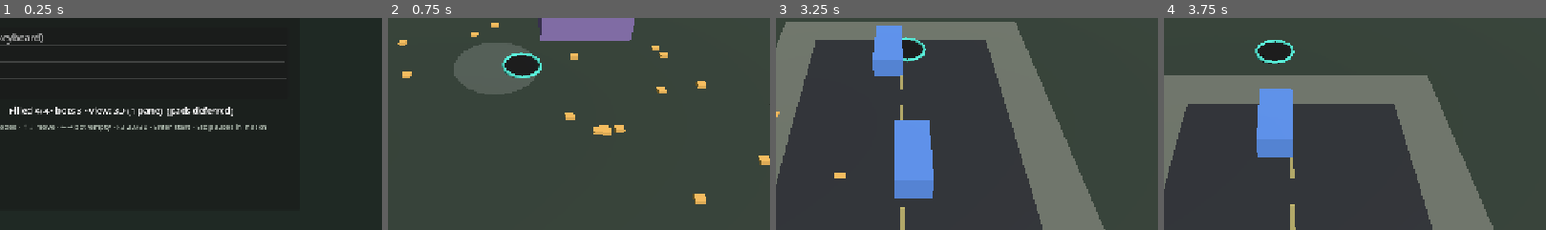
Above: before the commit, frames 1-4 (left to right).
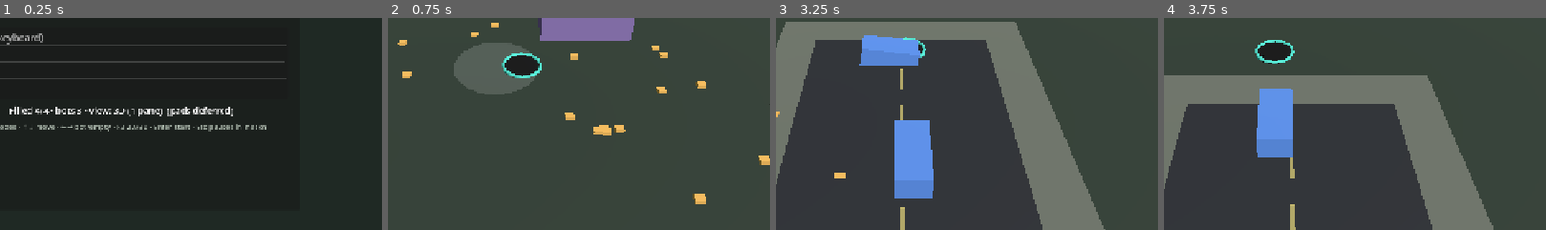
Above: after the commit, the same moments.

Repository: yelsayd/munchies
Game: Godot game, scene res://scenes/main.tscn
Same seed, same stepped clock (60 frames per second), same inputs: the game is played once before the commit and once after it.
Inputs:
- Up to frame 1 (0.25 s): no input
- Up to frame 2 (0.75 s): tap Enter (confirm) at 0.5, 0.6 s; hold D (move_right) from 0.53 s (still down)
- Up to frame 3 (3.25 s): release D (move_right) at 1.28 s; hold S (move_down) 1.28-2.03 s; tap Tab at 1.35, 2.85 s; hold D (move_right) 2.03-2.78 s; tap Enter (confirm) at 2.1 s; hold W (move_up) from 2.78 s (still down)
- Up to frame 4 (3.75 s): release W (move_up) at 3.53 s; hold A (move_left) from 3.53 s (still down); tap Enter (confirm) at 3.6 s
The pictures show only the part of the screen within x 34-84%, y 44-93%; the shares and areas given below are measured in that part.

Frames 1-2 are identical in both runs. In frame 3, 1.7% of the frame differs, in the area x 21-38%, y 3-28%; in frame 4, nothing differs.

Commit message:
Tip every prop the same way, not only buildings.
Litter, street props, cars, and buildings all lean when a hole crosses
their CoG and may fall on their side; tip-commit cover applies to all.
3D/2D views use the shared tip pose.

Co-authored-by: Yasser Elsayed <yelsayd@users.noreply.github.com>

Diff:
--- a/scripts/world_view.gd
+++ b/scripts/world_view.gd
@@ -64,8 +64,8 @@
 		var tier: int = int(prop["tier"])
 		var col: Color = TIER_COLORS.get(tier, Color.WHITE) as Color
 		var facing: float = _prop_facing(prop, sim)
-		if tier >= 3 and (bool(prop.get("fallen", false)) or float(prop.get("tip_angle", 0.0)) > 0.05):
-			_draw_building_tipped(prop, pos, r, col, tier >= 4)
+		if bool(prop.get("fallen", false)) or float(prop.get("tip_angle", 0.0)) > 0.05:
+			_draw_prop_tipped(prop, pos, r, col, tier)
 		else:
 			_draw_tier_shape(tier, pos, r, col, int(prop["id"]), facing)
 		# Contested / claimed: only the claiming hole owns the prop — ring in that hole's color.
@@ -93,8 +93,8 @@
 		var col: Color = TIER_COLORS.get(int(t["tier"]), Color.WHITE) as Color
 		col.a = alpha
 		var tier: int = int(t["tier"])
-		if tier >= 3 and (bool(t.get("fallen", false)) or float(t.get("tip_angle", 0.0)) > 0.05):
-			_draw_building_tipped(t, pos, r, col, tier >= 4)
+		if bool(t.get("fallen", false)) or float(t.get("tip_angle", 0.0)) > 0.05:
+			_draw_prop_tipped(t, pos, r, col, tier)
 		else:
 			_draw_tier_shape(tier, pos, r, col, 0, 0.0)
 
@@ -421,8 +421,8 @@
 		draw_rect(Rect2(pos - Vector2(court, court) * 0.5, Vector2(court, court)), COL_PARK_DEEP, false, 1.5)
 
 
-func _draw_building_tipped(prop: Dictionary, pos: Vector2, r: float, col: Color, is_block: bool) -> void:
-	## Top-down lean / fallen slab oriented along tip_dir (sim meters → pixels already in pos/r).
+func _draw_prop_tipped(prop: Dictionary, pos: Vector2, r: float, col: Color, tier: int) -> void:
+	## Top-down lean / fallen slab oriented along tip_dir (all tiers).
 	var tip_angle: float = float(prop.get("tip_angle", 0.0))
 	if bool(prop.get("fallen", false)):
 		tip_angle = PI * 0.5
@@ -433,19 +433,17 @@
 	else:
 		tip = tip.normalized()
 	var perp := Vector2(-tip.y, tip.x)
-	var upright: float = r * (1.9 if is_block else 1.7)
-	var height_m: float = r * (MunchiesSim.BLOCK_HEIGHT_MULT if is_block else MunchiesSim.BUILDING_HEIGHT_MULT)
-	var height_px: float = height_m * PIXELS_PER_METER
-	var width_m: float = r * (MunchiesSim.BLOCK_WIDTH_MULT if is_block else MunchiesSim.BUILDING_WIDTH_MULT)
-	var width_px: float = width_m * PIXELS_PER_METER
-	# Interpolate footprint: square → elongated slab along tip.
+	var dims: Vector2 = MunchiesSim.prop_tip_dims(prop)
+	var upright: float = r * (1.9 if tier >= 4 else (1.7 if tier >= 3 else 1.4))
+	var height_px: float = dims.y * PIXELS_PER_METER
+	var width_px: float = dims.x * PIXELS_PER_METER
+	# Interpolate footprint: compact → elongated slab along tip.
 	var length_px: float = lerpf(upright, height_px, t)
 	var width_draw: float = lerpf(upright, width_px, t)
 	var pts := _oriented_rect(pos, length_px, width_draw, tip, perp)
 	_draw_poly_safe(pts, col.darkened(0.05))
 	if pts.size() >= 2:
 		draw_polyline(pts + PackedVector2Array([pts[0]]), col.darkened(0.35), 2.0, true)
-	# Roof / side plate accent
 	var inset_len: float = length_px * 0.72
 	var inset_w: float = width_draw * 0.55
 	_draw_poly_safe(
--- a/scripts/world_view_3d.gd
+++ b/scripts/world_view_3d.gd
@@ -264,13 +264,9 @@
 		node.material_override = _mat(col, true)
 		_tweens_root.add_child(node)
 		var drop: float = float(tw.get("drop", 0.0))
-		# Freeze XZ; fall straight down past the rim (no slide toward hole center).
-		if tier >= 3:
-			_place_building_tipped(node, fake, _prop_height(tier, r * scale_v))
-			node.position.y -= drop
-		else:
-			var base_h: float = _prop_height(tier, r) * 0.5 * scale_v
-			node.position = Vector3(float(tw["x"]), base_h - drop, float(tw["y"]))
+		# Freeze XZ; tip pose + fall straight down (no slide toward hole center).
+		_place_prop_tipped(node, fake, _prop_height(tier, r * scale_v))
+		node.position.y -= drop
 		_tween_nodes.append(node)
 
 
@@ -333,23 +329,23 @@
 	var r: float = float(prop["radius"])
 	var tier: int = int(prop["tier"])
 	var h: float = _prop_height(tier, r)
-	var px: float = float(prop["x"])
-	var pz: float = float(prop["y"])
-	if tier >= 3:
-		_place_building_tipped(node, prop, h)
+	var tip_angle: float = float(prop.get("tip_angle", 0.0))
+	if bool(prop.get("fallen", false)) or tip_angle > 0.01:
+		_place_prop_tipped(node, prop, h)
 		return
+	# Upright: cars keep road facing; others face world axes.
 	node.transform = Transform3D.IDENTITY
-	node.position = Vector3(px, h * 0.5, pz)
+	node.position = Vector3(float(prop["x"]), h * 0.5, float(prop["y"]))
 	if tier == 2:
 		node.rotation.y = -_prop_facing(prop, sim)
 	else:
 		node.rotation = Vector3.ZERO
 
 
-func _place_building_tipped(node: MeshInstance3D, prop: Dictionary, height: float) -> void:
+func _place_prop_tipped(node: MeshInstance3D, prop: Dictionary, height: float) -> void:
 	## Hinge on the footprint edge opposite the tip direction; lean toward the hole.
-	var r: float = float(prop["radius"])
-	var width: float = r * (1.8 if int(prop["tier"]) >= 4 else 1.6)
+	var dims: Vector2 = MunchiesSim.prop_tip_dims(prop)
+	var width: float = dims.x
 	var tip_angle: float = float(prop.get("tip_angle", 0.0))
 	if bool(prop.get("fallen", false)):
 		tip_angle = PI * 0.5
--- a/sim/sim.gd
+++ b/sim/sim.gd
@@ -26,13 +26,18 @@
 const PROP_PULL_ACCEL := 0.0 ## no gravity / no suction pull on props
 const PROP_PULL_MAX_SPEED := 0.0
 
-## Buildings / blocks (tier ≥ 3): tip when a hole contains the CoG; fall if not covered.
+## All props tip when a hole contains the CoG; fall on their side if not covered.
+const PROP_TIP_RATE := 2.4 ## rad/s while CoG is inside a hole
+const PROP_TIP_RECOVER := 1.6 ## rad/s spring-back when CoG is free
+const PROP_FALL_ANGLE := PI * 0.5 ## 90° → fallen on its side
+## After this lean, cover = CoG-in-hole (rim tips can never satisfy full-disc cover).
+const PROP_TIP_COMMIT := PI * 0.22
+## Aliases kept for older call sites / comments.
 const BUILDING_TIP_MIN_TIER := 3
-const BUILDING_TIP_RATE := 2.4 ## rad/s while CoG is inside a hole
-const BUILDING_TIP_RECOVER := 1.6 ## rad/s spring-back when CoG is free
-const BUILDING_FALL_ANGLE := PI * 0.5 ## 90° → fallen on its side
-## After this lean, cover = CoG-in-hole (rim tips can never satisfy full-disc cover).
-const BUILDING_TIP_COMMIT := PI * 0.22
+const BUILDING_TIP_RATE := PROP_TIP_RATE
+const BUILDING_TIP_RECOVER := PROP_TIP_RECOVER
+const BUILDING_FALL_ANGLE := PROP_FALL_ANGLE
+const BUILDING_TIP_COMMIT := PROP_TIP_COMMIT
 ## Footprint multipliers — keep in sync with world_view_3d mesh sizes.
 const BUILDING_WIDTH_MULT := 1.6
 const BUILDING_HEIGHT_MULT := 2.2
@@ -129,7 +134,7 @@
 		"tier": tier,
 		"claimed_by": -1,
 		"alive": true,
-		## Buildings (tier ≥ 3): tip toward hole; fallen swaps cover footprint.
+		## Tip toward hole when CoG is inside; may fall on side if not swallowed.
 		"tip_angle": 0.0,
 		"fallen": false,
 		"tip_dx": 1.0,
@@ -482,18 +487,34 @@
 
 
 static func building_dims(prop: Dictionary) -> Vector2:
-	## Returns (width, height) in meters matching the 3D box mesh.
+	## Returns (width, height) in meters matching the 3D building/block mesh.
 	var r: float = float(prop["radius"])
 	if int(prop["tier"]) >= 4:
 		return Vector2(r * BLOCK_WIDTH_MULT, r * BLOCK_HEIGHT_MULT)
 	return Vector2(r * BUILDING_WIDTH_MULT, r * BUILDING_HEIGHT_MULT)
 
 
+## (hinge footprint width, mesh height) for tip pivot — match world_view_3d meshes.
+static func prop_tip_dims(prop: Dictionary) -> Vector2:
+	var r: float = float(prop["radius"])
+	match int(prop.get("tier", 0)):
+		0:
+			return Vector2(r * 1.2, r * 0.6)
+		1:
+			return Vector2(r * 1.4, r * 1.6)
+		2:
+			return Vector2(r * 2.4, r * 0.9) ## car body length × height
+		3:
+			return Vector2(r * BUILDING_WIDTH_MULT, r * BUILDING_HEIGHT_MULT)
+		_:
+			return Vector2(r * BLOCK_WIDTH_MULT, r * BLOCK_HEIGHT_MULT)
+
+
 static func is_building_prop(prop: Dictionary) -> bool:
 	return int(prop.get("tier", 0)) >= BUILDING_TIP_MIN_TIER
 
 
-## Steer / seek point for a prop (buildings: the CoG — tip pulls mass into the hole).
+## Steer / seek point for a prop (CoG).
 static func prop_cover_center(prop: Dictionary) -> Vector2:
 	return Vector2(float(prop["x"]), float(prop["y"]))
 
@@ -503,22 +524,21 @@
 
 
 ## True when this hole is big enough to finish the prop (size gate).
-## Buildings only need the gate: once CoG is inside and tip commits, they swallow.
+## Once CoG is inside and tip commits, any prop swallows the same way.
 static func hole_can_cover_prop(hole_radius: float, prop: Dictionary) -> bool:
-	if float(prop["radius"]) > hole_radius * PROP_EAT_RATIO:
-		return false
-	if is_building_prop(prop):
-		return true
-	return hole_radius >= prop_cover_radius(prop)
+	return float(prop["radius"]) <= hole_radius * PROP_EAT_RATIO
+
+
+static func prop_tip_committed(prop: Dictionary) -> bool:
+	return bool(prop.get("fallen", false)) \
+		or float(prop.get("tip_angle", 0.0)) >= PROP_TIP_COMMIT
 
 
 static func building_tip_committed(prop: Dictionary) -> bool:
-	return bool(prop.get("fallen", false)) \
-		or float(prop.get("tip_angle", 0.0)) >= BUILDING_TIP_COMMIT
-
-
-## Cover test. Litter/cars/upright buildings: full disc.
-## Buildings mid-tip or fallen: CoG inside the hole (rim tips cannot satisfy disc cover).
+	return prop_tip_committed(prop)
+
+
+## Cover test. Upright: full disc. Tip-committed / fallen: CoG inside the hole.
 static func hole_covers_prop(hole: Dictionary, prop: Dictionary) -> bool:
 	var hr: float = float(hole["radius"])
 	var hx: float = float(hole["x"])
@@ -526,21 +546,19 @@
 	var px: float = float(prop["x"])
 	var py: float = float(prop["y"])
 	var cdist: float = Vector2(hx - px, hy - py).length()
-	if is_building_prop(prop) and building_tip_committed(prop):
+	if prop_tip_committed(prop):
 		return cdist <= hr
 	return prop_fully_covered(cdist, float(prop["radius"]), hr)
 
 
-func _update_building_tip(prop: Dictionary, alive: Array, dt: float) -> void:
-	if not is_building_prop(prop):
-		return
+func _update_prop_tip(prop: Dictionary, alive: Array, dt: float) -> void:
 	if bool(prop.get("fallen", false)):
-		prop["tip_angle"] = BUILDING_FALL_ANGLE
+		prop["tip_angle"] = PROP_FALL_ANGLE
 		return
 
 	var px: float = float(prop["x"])
 	var py: float = float(prop["y"])
-	# Closest hole whose disc contains the building CoG (center) drives the tip.
+	# Closest hole whose disc contains the CoG drives the tip.
 	var tip_hole: Dictionary = {}
 	var tip_dist: float = INF
 	for hole_v in alive:
@@ -560,18 +578,18 @@
 			dir = dir.normalized()
 			prop["tip_dx"] = dir.x
 			prop["tip_dy"] = dir.y
-		angle = minf(BUILDING_FALL_ANGLE, angle + BUILDING_TIP_RATE * dt)
-		if angle >= BUILDING_FALL_ANGLE - 0.001:
+		angle = minf(PROP_FALL_ANGLE, angle + PROP_TIP_RATE * dt)
+		if angle >= PROP_FALL_ANGLE - 0.001:
 			prop["fallen"] = true
-			angle = BUILDING_FALL_ANGLE
+			angle = PROP_FALL_ANGLE
 	else:
-		angle = maxf(0.0, angle - BUILDING_TIP_RECOVER * dt)
+		angle = maxf(0.0, angle - PROP_TIP_RECOVER * dt)
 	prop["tip_angle"] = angle
 
 
 func _update_props(dt: float, events: Array) -> void:
-	## No gravity: props do not get pulled. The hole must fully cover them to swallow.
-	## Buildings tip when a hole crosses their CoG; fall on their side if not covered.
+	## No gravity: props do not get pulled. Cover (or tip-commit + CoG) to swallow.
+	## Every prop tips when a hole crosses its CoG; may fall on its side if not covered.
 	var alive: Array = _alive_holes()
 	if alive.is_empty():
 		return
@@ -589,7 +607,7 @@
 		# Static world props — no suction velocity.
 		prop["vx"] = 0.0
 		prop["vy"] = 0.0
-		_update_building_tip(prop, alive, dt)
+		_update_prop_tip(prop, alive, dt)
 
 		# Closest qualifying hole claims (ring UI); others ignore a claimed prop.
 		var best_hole: Dictionary = {}
--- a/tests/test_sim.gd
+++ b/tests/test_sim.gd
@@ -625,7 +625,7 @@
 
 
 func _check_cover_to_swallow() -> int:
-	## No gravity: partial overlap never swallows; full coverage does; props are not pulled.
+	## No gravity: CoG outside never swallows; full coverage does; props are not pulled.
 	var sim := MunchiesSim.new()
 	sim.setup_empty(1, 40.0)
 	var hole := sim.player_hole()
@@ -633,10 +633,11 @@
 	hole["vy"] = 0.0
 	var hr: float = float(hole["radius"])
 	var pr: float = MunchiesSim.TIER0_RADIUS
-	# Partial: dist + pr > hr (edge of prop sticks out).
-	var partial_x: float = hr - pr * 0.4
-	assert(not MunchiesSim.prop_fully_covered(partial_x, pr, hr))
-	sim.objects.append(MunchiesSim.make_prop(42, partial_x, 0.0, 0, pr))
+	# CoG outside the hole — no tip, no swallow (circles may still overlap).
+	var outside_x: float = hr + 0.15
+	assert(outside_x > hr)
+	assert(not MunchiesSim.prop_fully_covered(outside_x, pr, hr))
+	sim.objects.append(MunchiesSim.make_prop(42, outside_x, 0.0, 0, pr))
 	var prop: Dictionary = sim.objects[0]
 	prop["vx"] = 8.0
 	prop["vy"] = 8.0
@@ -645,9 +646,12 @@
 	for i in 120:
 		sim.step({int(hole["id"]): Vector2.ZERO}, 1.0 / 60.0)
 	if sim.alive_prop_count() != 1:
-		print("FAIL partial cover swallowed prop")
+		print("FAIL outside-CoG prop swallowed")
 		return 1
 	prop = sim.objects[0]
+	if float(prop.get("tip_angle", 0.0)) > 0.01:
+		print("FAIL litter tipped while CoG outside hole")
+		return 1
 	if Vector2(float(prop["x"]), float(prop["y"])).distance_to(start) > 0.01:
 		print("FAIL no-gravity prop was pulled/moved")
 		return 1
@@ -675,8 +679,8 @@
 	var stuck_x: float = hr - br * 0.5
 	assert(not MunchiesSim.prop_fully_covered(stuck_x, br, hr))
 	# CoG outside hole so it does not tip during the partial-cover check.
-	var outside_x: float = hr + 0.2
-	sim.objects.append(MunchiesSim.make_prop(99, outside_x, 0.0, 3, br))
+	var bldg_outside: float = hr + 0.2
+	sim.objects.append(MunchiesSim.make_prop(99, bldg_outside, 0.0, 3, br))
 	for i in 30:
 		sim.step({int(hole["id"]): Vector2.ZERO}, 1.0 / 60.0)
 	if sim.alive_prop_count() != 1:
@@ -796,5 +800,24 @@
 	if float(prop.get("tip_angle", 1.0)) > 0.05:
 		print("FAIL tip did not recover; tip_angle=", prop.get("tip_angle", -1))
 		return 1
+	# Litter tips the same way when CoG enters a size-legal hole.
+	sim.objects.clear()
+	hole["x"] = 0.0
+	hole["y"] = 0.0
+	hole["radius"] = 1.0
+	hole["mass"] = 1.0
+	var litter_r: float = MunchiesSim.TIER0_RADIUS
+	sim.objects.append(MunchiesSim.make_prop(3, 0.7, 0.0, 0, litter_r))
+	assert(not MunchiesSim.prop_fully_covered(0.7, litter_r, 1.0))
+	for i in 20:
+		sim.step({int(hole["id"]): Vector2.ZERO}, 1.0 / 60.0)
+	prop = sim.objects[0] if not sim.objects.is_empty() else {}
+	if prop.is_empty():
+		# Rim tip + size gate may already have swallowed — that is also correct.
+		print("ok building tip and fall")
+		return 0
+	if float(prop.get("tip_angle", 0.0)) < 0.15 and not bool(prop.get("fallen", false)):
+		print("FAIL litter did not tip with CoG in hole; tip_angle=", prop.get("tip_angle", 0))
+		return 1
 	print("ok building tip and fall")
 	return 0
